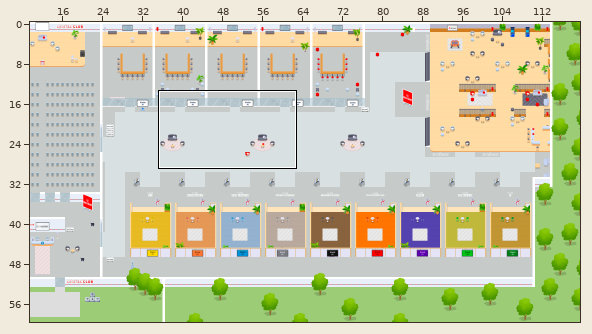
Two states of a Tiled map (JSON), map.tmj. The first picture is a wide view before the edit; the outline marks the close-up.
Close-up. First the earlier version:
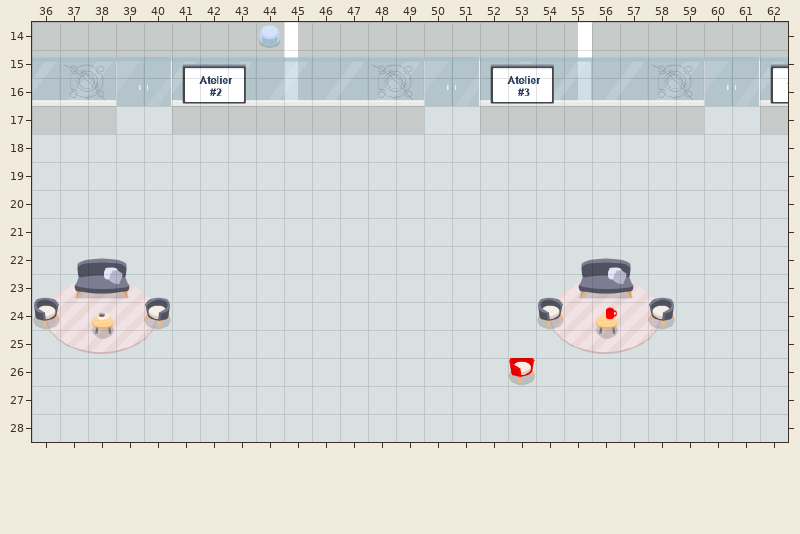
Cells are 32x32 px. Shown: x 36..62, y 14..28. The commit also changed other parts of the map, which this record leaves out. Tiles whose own drawing changed are shown in their newer look in all pictures.
Once edited:
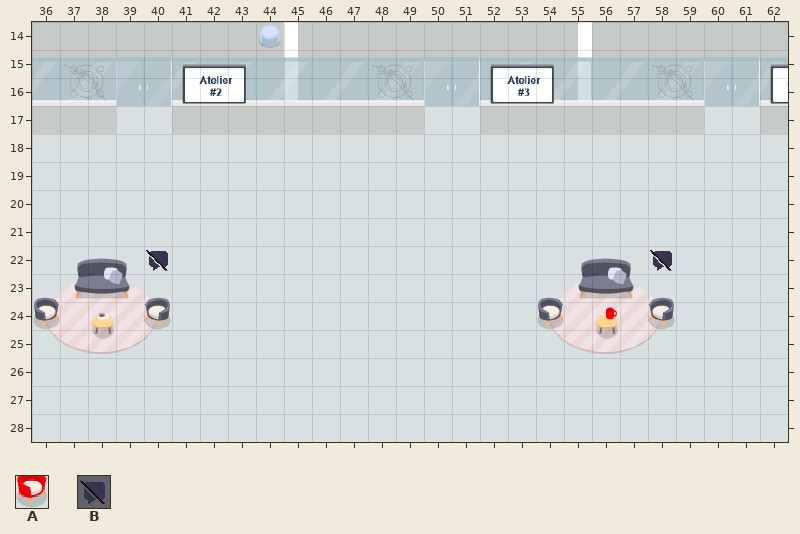
Key: from "Flat_Office": A 773; from "WA_User_Interface": B 26.
_ is an empty cell.
Tiles replaced or removed in this view: A.
See-through tiles are keyed as they look on the map.
Changes in this commit:
Changed rows in their new state; . is an unchanged cell.
Layer "floor/floor2":
first column x 53:
26 _
Layer "walls/walls1":
first column x 40:
22 B.................B
Boxes around the changes in both close-ups, in picture pixels (x1, y1, x2, y2):
added: (146, 250, 168, 271)
added: (650, 250, 672, 271)
removed: (508, 358, 535, 386)
